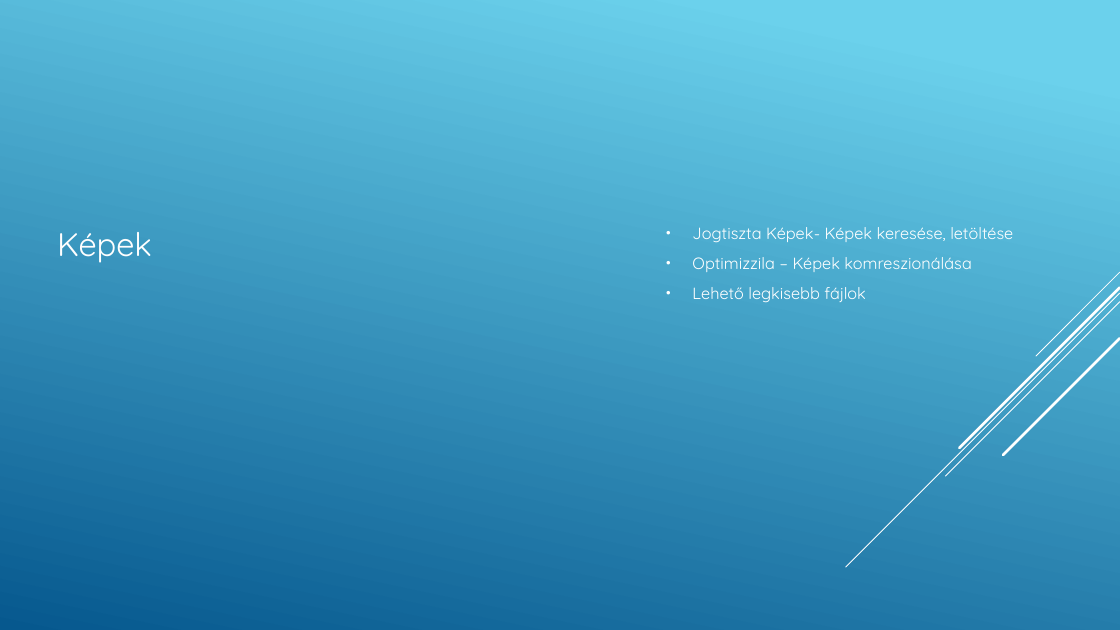
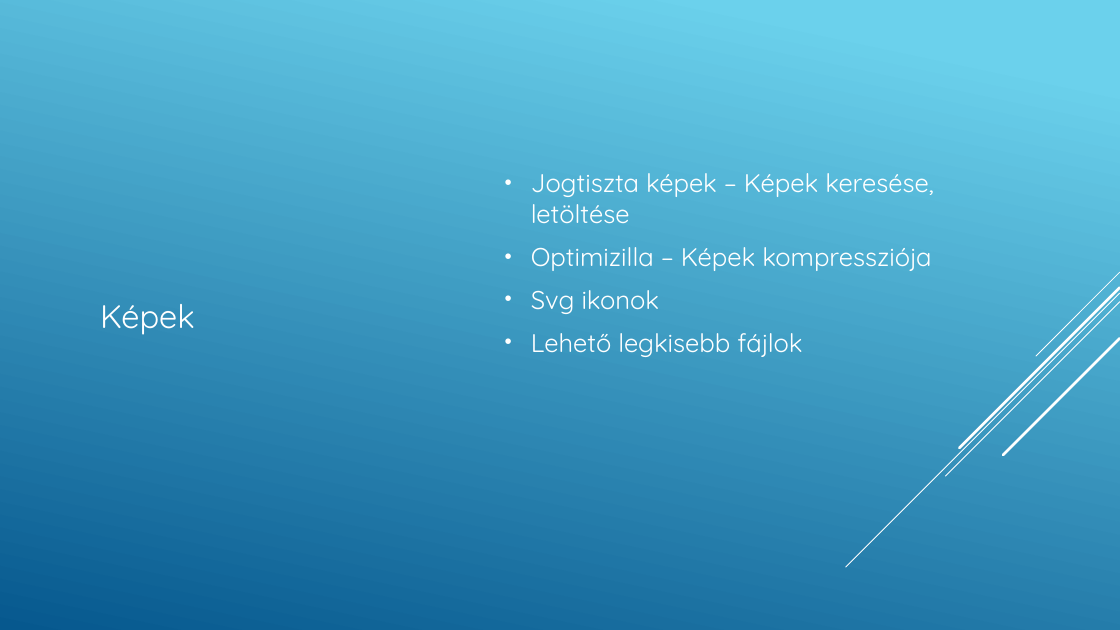
Before and after one commit to csokyS/LuxCar, a slide deck: slide 7 of docs/LuxCar.pptx (slide 6 before the commit). Drawn at 1120x630 pixels with LibreOffice and Linux fonts; fonts in the diff are those of the drawing. Boxes give left, top, right and bottom in pixels: in the first picture for what was removed or moved away, otherwise in the second. Text is boxed around its words. In the diff, an @@ line names an element or a change of style, - is before the commit and + after.

```diff
--- a/docs/LuxCar.pptx
+++ b/docs/LuxCar.pptx
@@ text "Jogtiszta képek – Képek keresése, ...": place and size @@
-text "Jogtiszta képek – Képek keresése, ..." at [692, 227, 1013, 302]
+text "Jogtiszta képek – Képek keresése, ..." at [531, 173, 933, 357]
@@ text at [531, 173, 933, 314]: text changed; size 14 to 22 pt @@
-• Jogtiszta Képek- Képek keresése, letöltése
-• Optimizzila – Képek komreszionálása
+• Jogtiszta képek – Képek keresése, letöltése
+• Optimizilla – Képek kompressziója
+• Svg ikonok
@@ text "Képek": place and size @@
-text "Képek" at [57, 232, 152, 263]
+text "Képek" at [100, 304, 195, 335]
@@ text at [531, 333, 802, 357]: size 14 to 22 pt in "Lehető legkisebb fájlok"; more space between paragraphs @@
```
Also in this commit, not shown: 19 other slides changed, 1 slide added, 1 slide removed, 1 other file.
